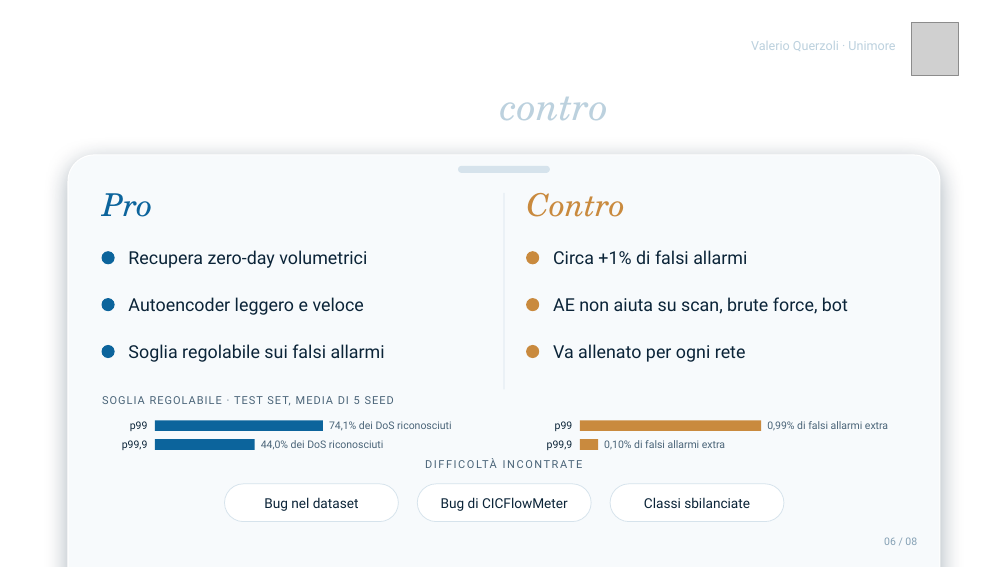
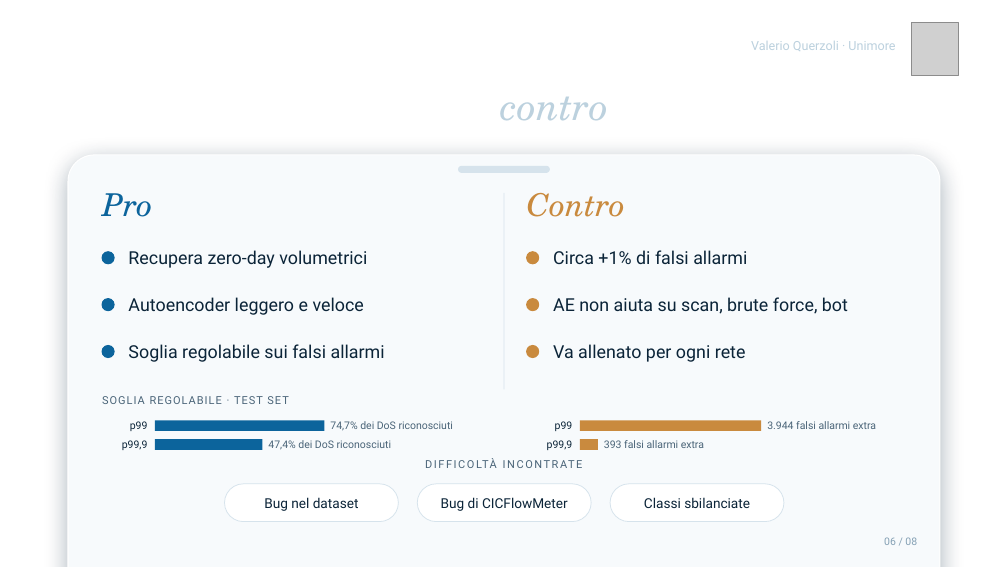
Before and after one commit to ValerioQuerzoli/hybrid-network-ids, a slide deck: slide 6 of slides/presentazione_design_origin_v2.pptx. Drawn at 1008x567 pixels with LibreOffice and Linux fonts; fonts in the diff are those of the drawing; grey boxes stand for pictures; background and template pictures are left out. Boxes give left, top, right and bottom in pixels: in the first picture for what was removed or moved away, otherwise in the second. Text is boxed around its words. In the diff, an @@ line names an element or a change of style, - is before the commit and + after.

Commit message:
Slide 6: soglia con i numeri della run principale, come la slide 5
74,7% / 47,4% e 3.944 / 393 falsi allarmi (cella 66), coerenti con
18,1% -> 74,7% e 3.944 della slide 5.

```diff
--- a/slides/presentazione_design_origin_v2.pptx
+++ b/slides/presentazione_design_origin_v2.pptx
@@ text at [234, 396, 263, 404]: text changed @@
-SOGLIA REGOLABILE · TEST SET, MEDIA DI 5 SEED
+SOGLIA REGOLABILE · TEST SET
@@ rectangle: place and size @@
-rectangle at [155, 439, 255, 450]
+rectangle at [155, 439, 262, 450]
@@ text at [268, 440, 391, 450]: text changed @@
-44,0% dei DoS riconosciuti
+47,4% dei DoS riconosciuti
@@ text at [330, 421, 453, 431]: text changed @@
-74,1% dei DoS riconosciuti
+74,7% dei DoS riconosciuti
@@ text at [604, 440, 704, 448]: text changed @@
-0,10% di falsi allarmi extra
+393 falsi allarmi extra
@@ text at [767, 421, 876, 429]: text changed @@
-0,99% di falsi allarmi extra
+3.944 falsi allarmi extra
```
Also in this commit, not shown: 1 other file.
